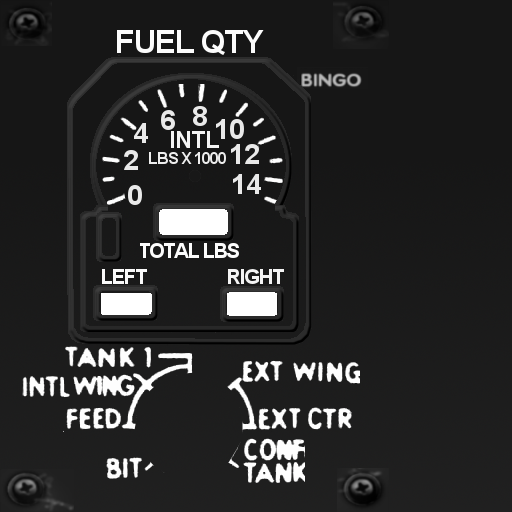
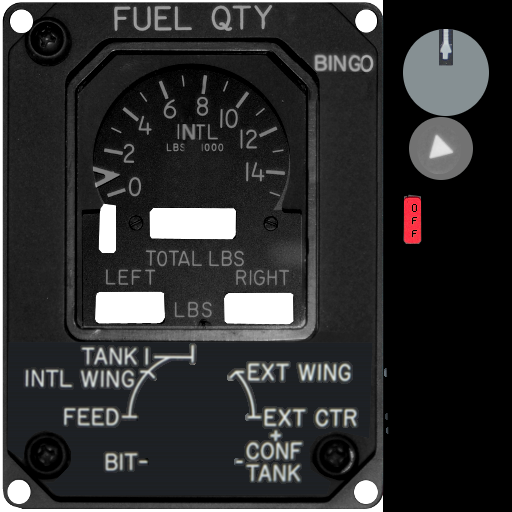
Before/after of a 512×512 layered artwork. What changed in the layer stack:
removed layer "LBS X 1000" over [149, 152, 226, 164]
removed layer "INTL" over [171, 131, 219, 148]
removed layer "LEFT" over [102, 269, 147, 284]
removed layer "RIGHT" over [228, 269, 284, 284]
removed layer "TOTAL LBS" over [140, 243, 239, 258]
removed layer "Legends" over [80, 73, 299, 332]
added layer "face brightness adj" above "Pasted Layer #4" over [82, 68, 301, 326]
added layer "Pasted Layer #4" above "Pasted Layer #3" over [23, 343, 390, 484]
added layer "Pasted Layer #3" above "Layer #3" over [439, 29, 453, 66]
added layer "Layer #3" above "Pasted Layer #2" over [403, 29, 489, 116]
renamed "Legends #1" to "Pasted Layer #1", moved it above "Layer #1", painted on it over [0, 0, 512, 512]
added layer "Layer #1" above "Layer #4" over [409, 117, 473, 180]
added layer "Layer #4" above "Layer #2" over [7, 342, 373, 496]
added layer "Layer #2" above "Pasted Layer" over [7, 331, 374, 497]
renamed "FUEL QTY" to "Pasted Layer", painted on it over [2, 2, 384, 509]
removed layer "Pasted Layer #1" over [22, 55, 360, 484]
added layer "Layer" above "fuel-gauge.rgb" over [383, 0, 512, 512]
hid "fuel-gauge.rgb", painted on it over [0, 0, 512, 512]
